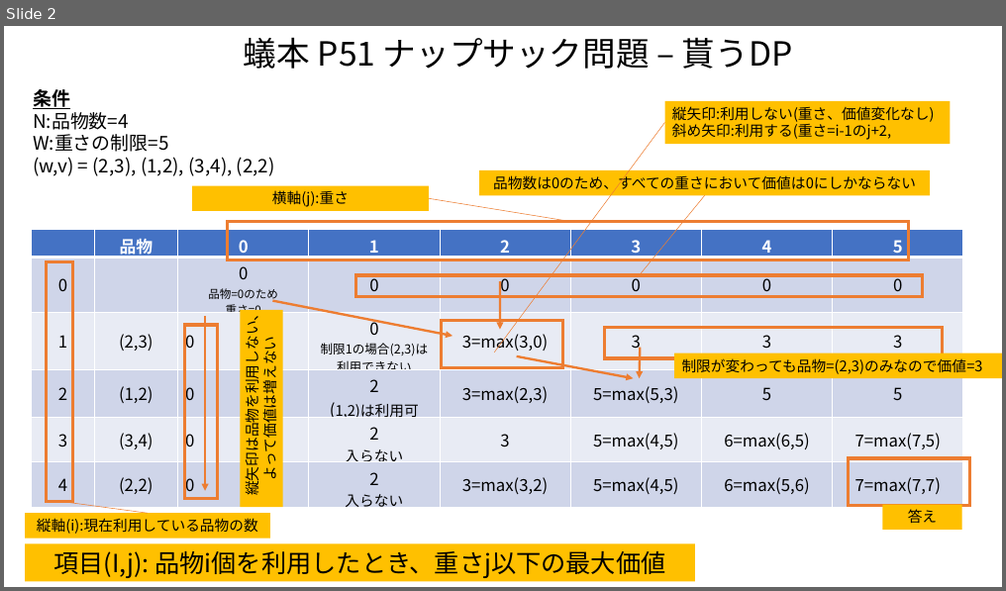
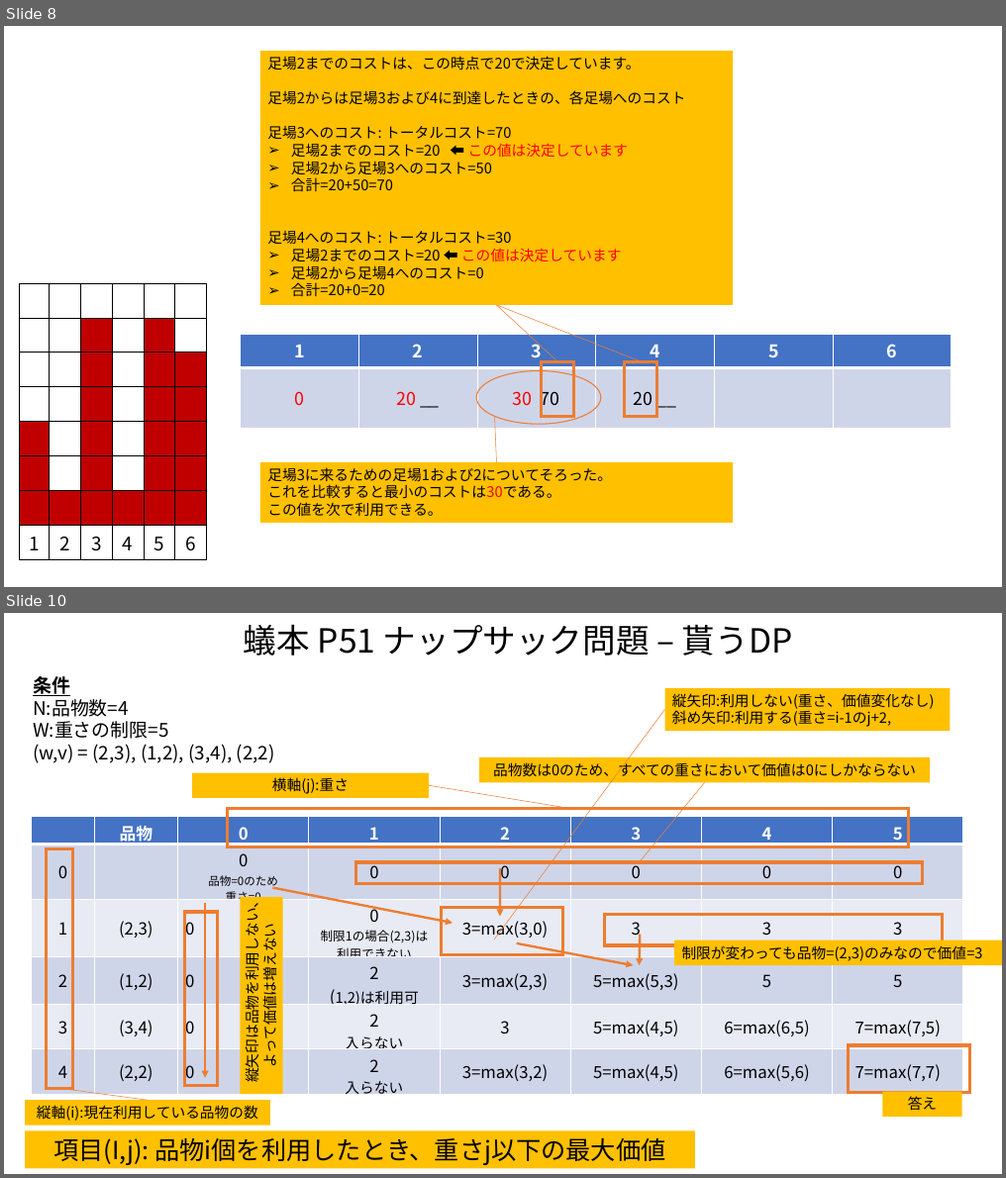
Before and after one commit to nord2sudjp/atcoder, a slide deck: 動的計画法/DP.pptx. Shown one above the other, each under a label of ours: slide 2 before the commit, slides 8 and 10 after it; the slides between them are not shown. The pictures are 1006x591 and 1006x1178 pixels, drawn with LibreOffice and Linux fonts; fonts in the diff are those of the drawing. Boxes give left, top, right and bottom in pixels: in the first picture for what was removed or moved away, otherwise in the second. Text is boxed around its words. In the diff, an @@ line names an element or a change of style, - is before the commit and + after.

```diff
--- a/動的計画法/DP.pptx
+++ b/動的計画法/DP.pptx
@@ slide 8 added at (x1=4, y1=26, x2=1002, y2=587), background #FFFFFF @@
@@ rectangle added at (x1=260, y1=51, x2=733, y2=305), fill #FFC000, 14 pt, text #000000 @@
+足場2までのコストは、この時点で20で決定しています。
+足場2からは足場3および4に到達したときの、各足場へのコスト
+足場3へのコスト: トータルコスト=70
+➢ 足場2までのコスト=20 ⬅ この値は決定しています
+➢ 足場2から足場3へのコスト=50
+➢ 合計=20+50=70
+足場4へのコスト: トータルコスト=30
+➢ 足場2までのコスト=20 ⬅ この値は決定しています
+➢ 足場2から足場4へのコスト=0
+➢ 合計=20+0=20
@@ table added at (x1=19, y1=283, x2=206, y2=556), 8 rows, 6 columns @@
+ |  |  |  |  | 
+ |  |  |  |  | 
+ |  |  |  |  | 
+ |  |  |  |  | 
+ |  |  |  |  | 
+ |  |  |  |  | 
+ |  |  |  |  | 
+1 | 2 | 3 | 4 | 5 | 6
@@ line added from (497, 305) to (558, 363), #ED7D31 0.5 pt @@
@@ line added from (497, 305) to (641, 363), #ED7D31 0.5 pt @@
@@ table added at (x1=240, y1=335, x2=949, y2=428), 2 rows, 6 columns @@
+1 | 2 | 3 | 4 | 5 | 6
+0 | 20 __ | 30 70 | 20 __ |  | 
@@ ellipse added at (x1=476, y1=372, x2=601, y2=424), outline #ED7D31 1 pt @@
@@ rectangle added at (x1=542, y1=363, x2=574, y2=417), outline #ED7D31 3 pt @@
@@ rectangle added at (x1=624, y1=363, x2=656, y2=417), outline #ED7D31 3 pt @@
@@ line added from (494, 417) to (497, 463), #ED7D31 0.5 pt @@
@@ rectangle added at (x1=260, y1=463, x2=733, y2=523), fill #FFC000, 14 pt, text #000000 @@
+足場3に来るための足場1および2についてそろった。
+これを比較すると最小のコストは30である。
+この値を次で利用できる。
@@ what was slide 2 is now slide 10 @@
```
Also in this commit, not shown: 2 slides changed, 6 other slides added, 1 slide removed, 1 other file.
